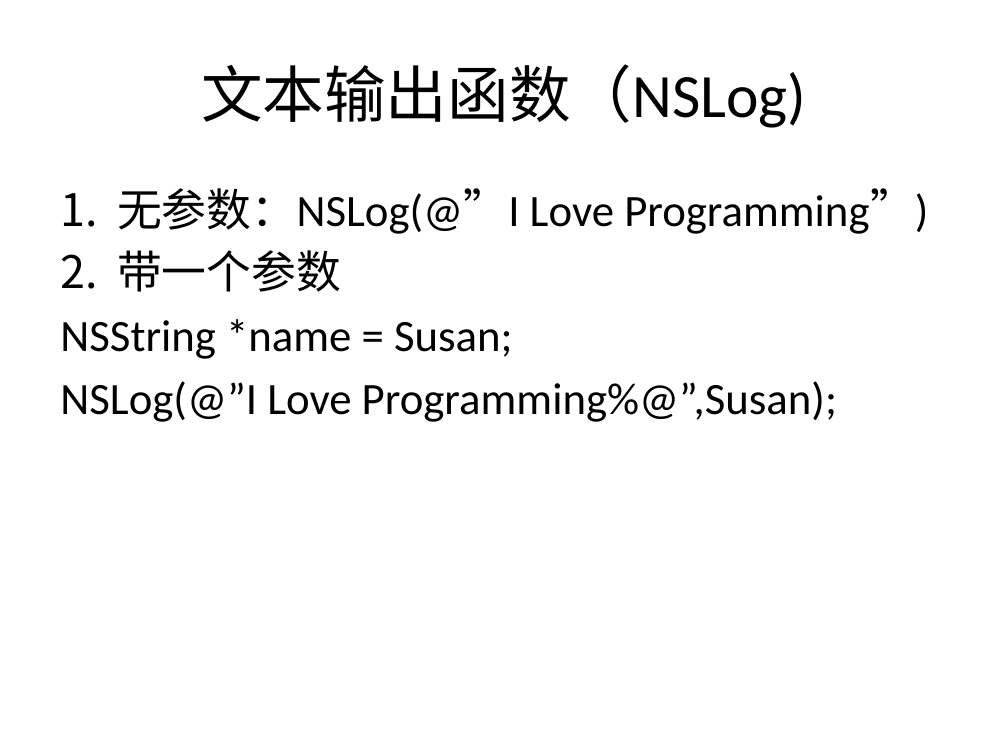
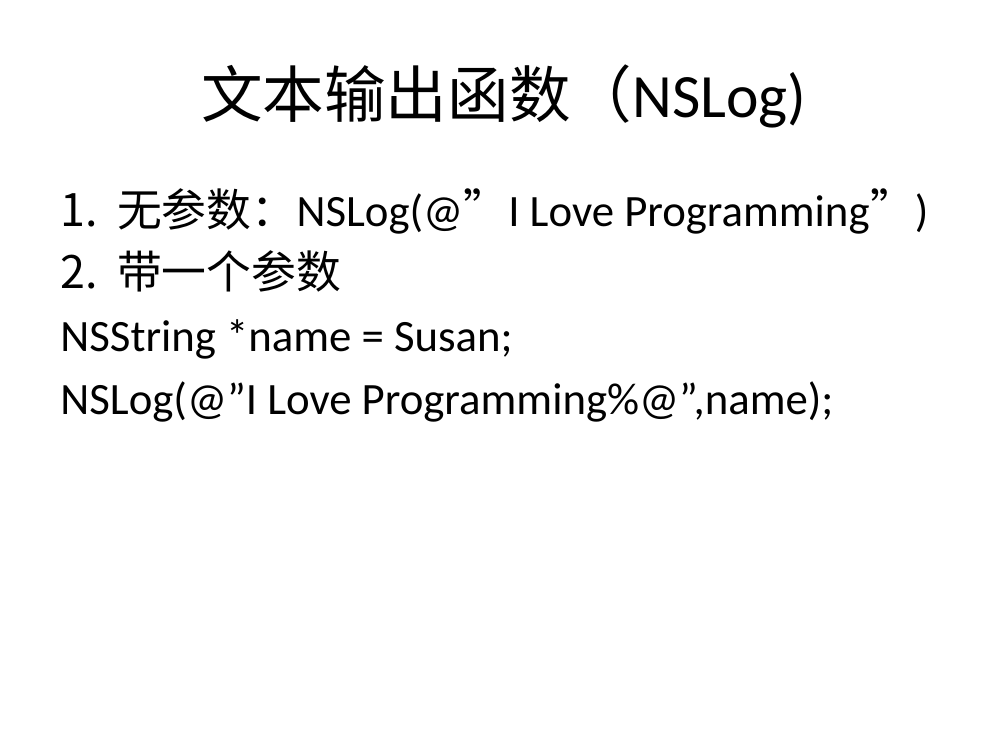
Before and after one commit to Jaykong/Programming_In_OC, a slide deck: slide 7 of CoursePPT/chap2_xcode介绍.pptx. Drawn at 1008x756 pixels with LibreOffice and Linux fonts; fonts in the diff are those of the drawing. Boxes give left, top, right and bottom in pixels: in the first picture for what was removed or moved away, otherwise in the second. Text is boxed around its words. In the diff, an @@ line names an element or a change of style, - is before the commit and + after.

```diff
--- a/CoursePPT/chap2_xcode介绍.pptx
+++ b/CoursePPT/chap2_xcode介绍.pptx
@@ text at (60,381,834,422): text changed @@
-NSLog(@”I Love Programming%@”,Susan);
+NSLog(@”I Love Programming%@”,name);
```
Also in this commit, not shown: 7 other files.
